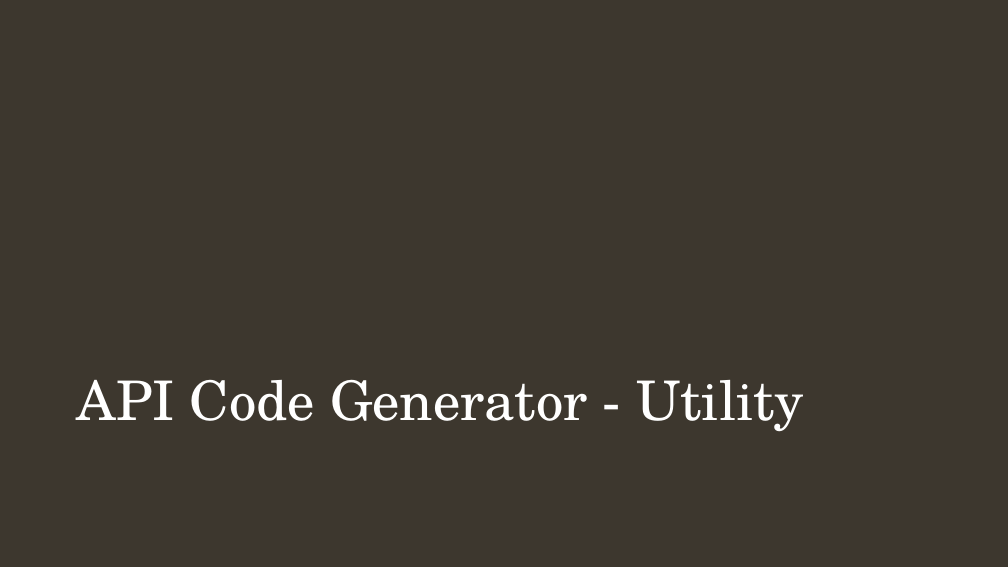
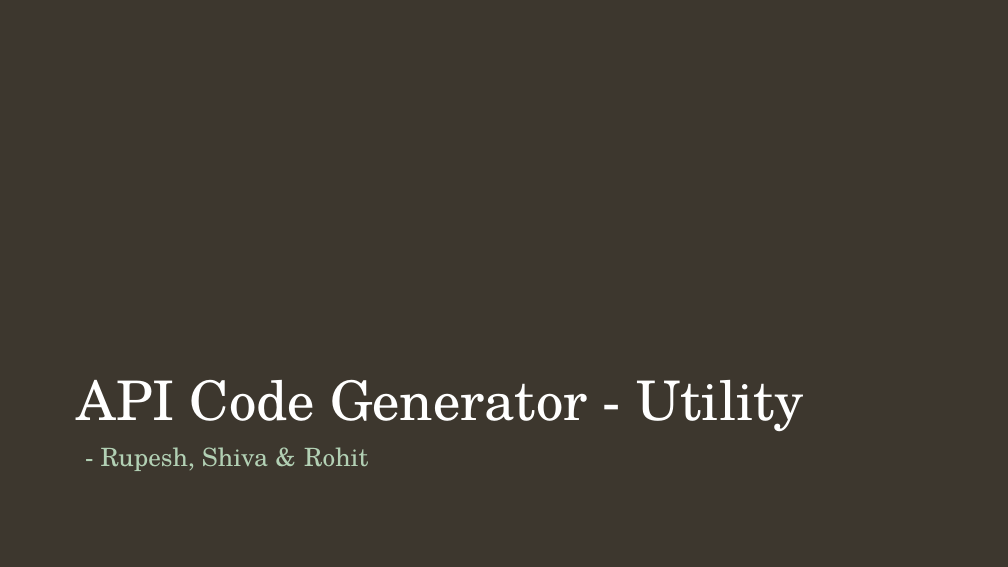
Before and after one commit to mhrupa/QAPIGen, a slide deck: slide 1 of APICodeGenerator.pptx. Drawn at 1008x567 pixels with LibreOffice and Linux fonts; fonts in the diff are those of the drawing; background and template pictures are left out. Boxes give left, top, right and bottom in pixels: in the first picture for what was removed or moved away, otherwise in the second. Text is boxed around its words. In the diff, an @@ line names an element or a change of style, - is before the commit and + after.

```diff
--- a/APICodeGenerator.pptx
+++ b/APICodeGenerator.pptx
@@ subtitle added at [101,447,368,471], 24 pt, text #B2D0B4 @@
+- Rupesh, Shiva & Rohit
```
Also in this commit, not shown: 4 other slides changed.
